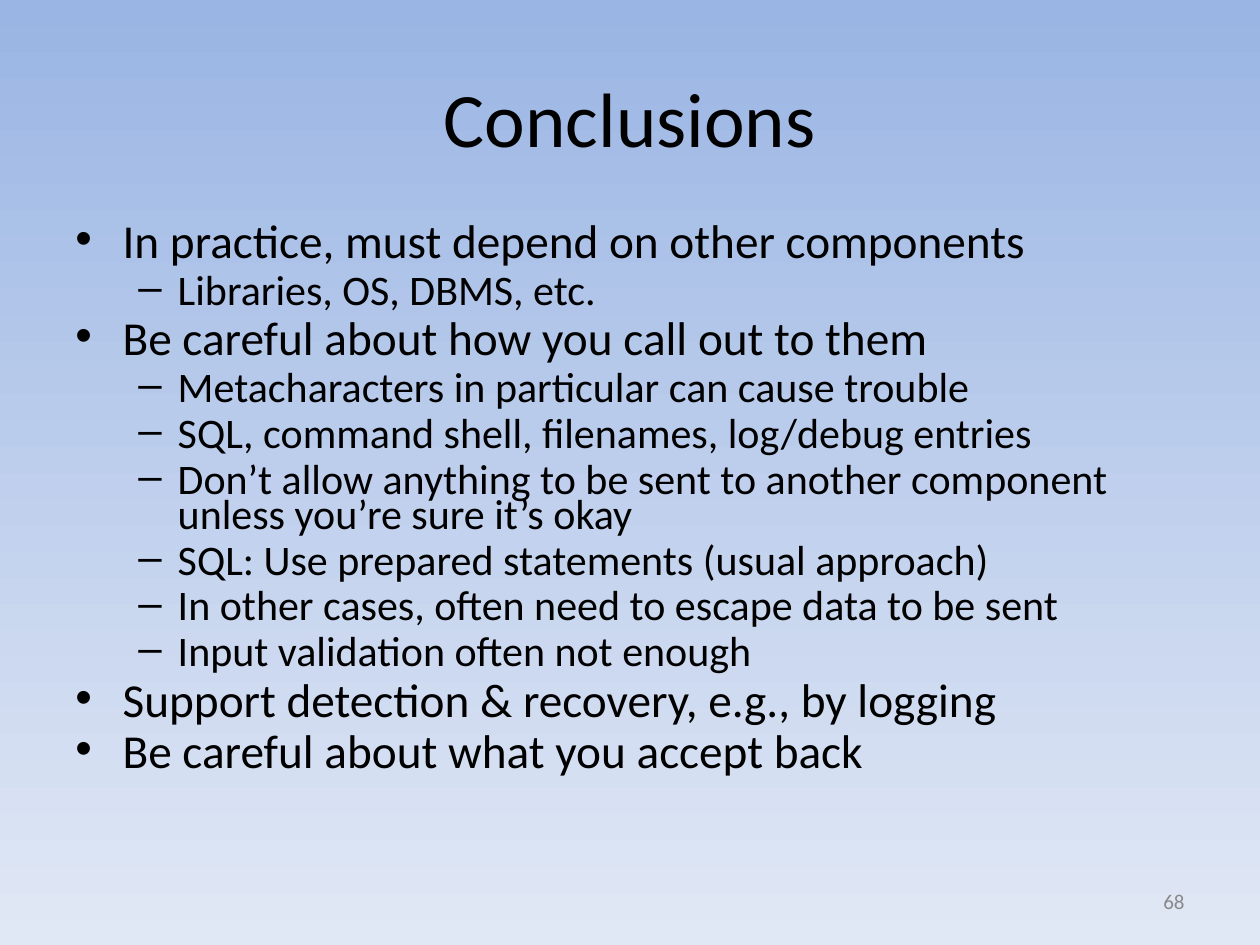
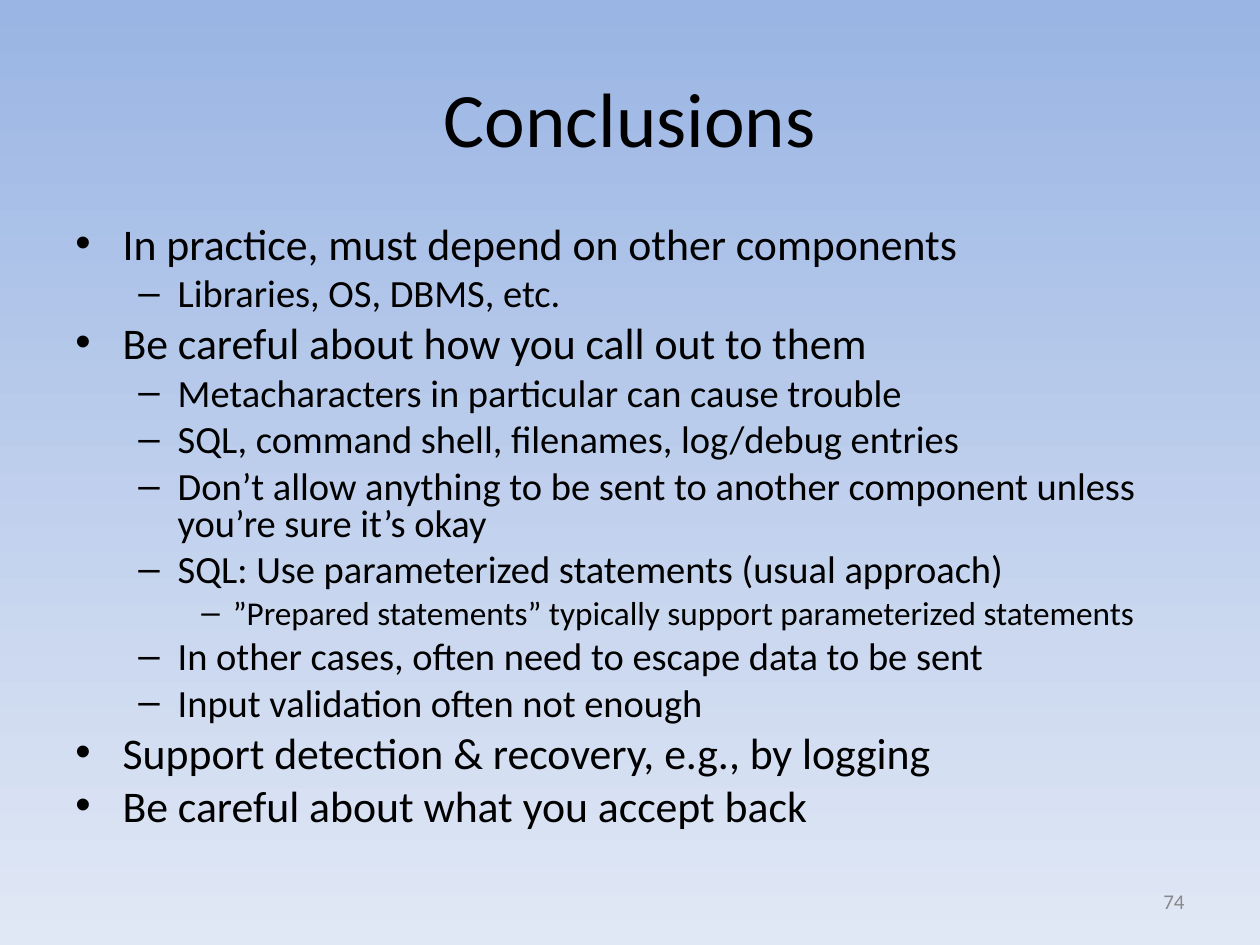
Before and after one commit to david-a-wheeler/david-a-wheeler.github.io, a slide deck: slide 74 of secure-class/presentations/Secure-Software-5-Call-Out.ppt (slide 68 before the commit). Drawn at 1260x945 pixels with LibreOffice and Linux fonts; fonts in the diff are those of the drawing. Boxes give left, top, right and bottom in pixels: in the first picture for what was removed or moved away, otherwise in the second. Text is boxed around its words. In the diff, an @@ line names an element or a change of style, - is before the commit and + after.

Commit message:
Update deck 5 to discuss "parameterized statements"
Prepared statements are one way to get parameterized
statements, but in some ecosystems there's more than
one way. Extend this discussion.

```diff
--- a/secure-class/presentations/Secure-Software-5-Call-Out.ppt
+++ b/secure-class/presentations/Secure-Software-5-Call-Out.ppt
@@ text at (123,229,1135,829): size 27 to 25 pt in "In practice, must depend on other components", "Be careful about how you call out ...", "Support detection & recovery, e.g., by logging", "Be careful about what you accept back"; size 24 to 22 pt in "Libraries, OS, DBMS, etc.", "Metacharacters in particular can cause trouble", "SQL, command shell, filenames, log/debug entries", "Don’t allow anything to be sent to ..." and 2 more places; line spacing 0.7 to 0.8 @@
@@ text at (178,555,1134,631): text changed; size 24 to 19 pt @@
-  – SQL: Use prepared statements (usual approach)
+  – SQL: Use parameterized statements (usual approach)
+    – ”Prepared statements” typically support parameterized statements
@@ page number at (1163,895,1184,909): text changed @@
-68
+74
```
Also in this commit, not shown: 6 other slides changed, 6 slides added.
